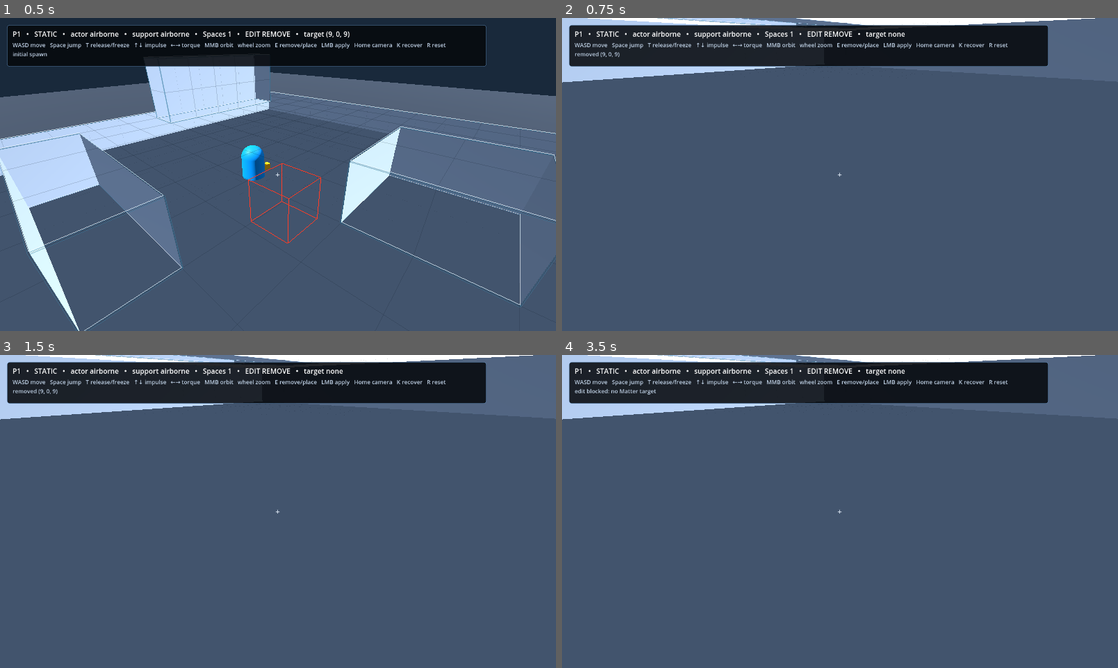
Above: before the commit, frames 1-4 (two rows, left to right).
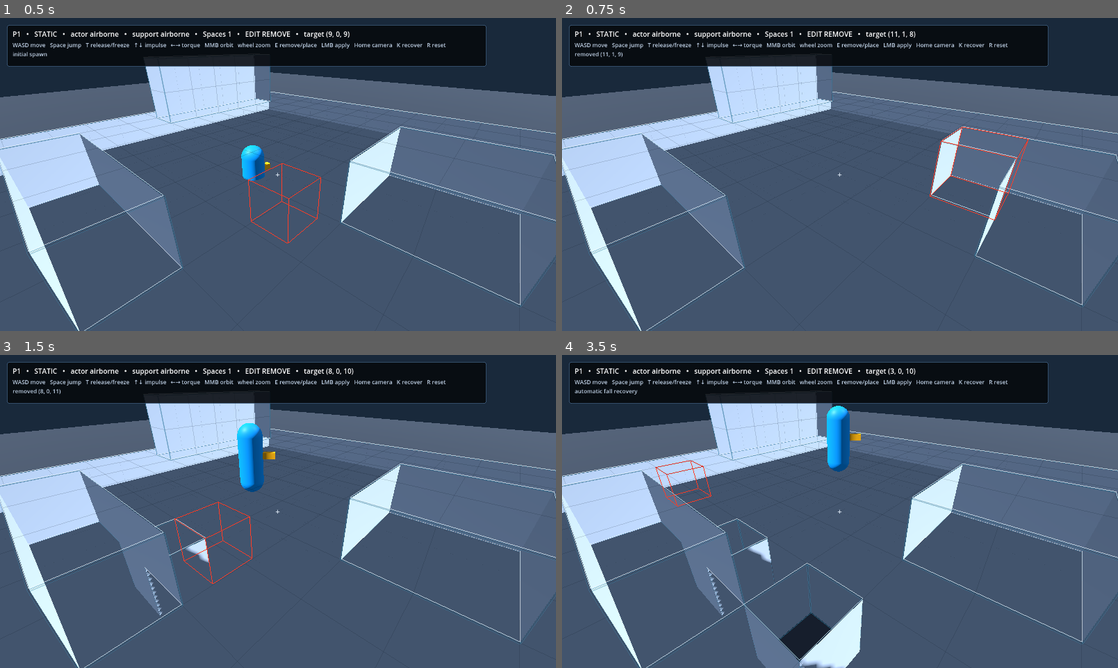
Above: after the commit, the same moments.

Repository: Jozzpoly/FrameMatter-Lab
Game: Godot game, scene res://p1/main.tscn
The game is run twice, just before and just after one commit, with the same random seed, the same clock (stepped at 60 frames per second) and the same inputs.
Inputs (mouse positions are in pixels of both pictures, inside the frame that each line leads up to):
- Up to frame 1 (0.5 s): no input
- Up to frame 2 (0.75 s): tap Enter at 0.5 s; move the mouse to (962, 158) at 0.52 s; press the mouse at (962, 158) at 0.53 s; hold D (p1_move_right) from 0.53 s (still down)
- Up to frame 3 (1.5 s): tap Space (p1_jump) at 0.77 s; release D (p1_move_right) at 1.25 s; release the mouse at (400, 495) at 1.25 s; tap R (p1_reset) at 1.25 s; drag from (166, 527) to (250, 574) at 1.27 s
- Up to frame 4 (3.5 s): move the mouse to (895, 442) at 2.02 s; hold D (p1_move_right) 2.03-2.75 s; hold K (p1_recover) 2.03-2.75 s; drag from (812, 574) to (673, 464) at 2.77 s

Frame 1 is identical in both runs. In frame 2, 25% of the frame differs, in the area x 0-100%, y 0-100%; in frame 3, 27%; in frame 4, 30%.
Error in both runs: Invalid call. Nonexistent function 'get_global_transform_interpolated' in base 'Node3D (SpaceQueryCharacter)'. (res://p1/camera_rig.gd:112)

Commit message:
Promote pointer targeting with HUD exclusion

Diff:
--- a/p1/matter_interactor.gd
+++ b/p1/matter_interactor.gd
@@ -23,7 +23,7 @@
 var camera: Camera3D
 var registry: P1SpaceRegistry
 var mode := EditMode.REMOVE
-var targeting_mode := TargetingMode.CENTER_RETICLE
+var targeting_mode := TargetingMode.POINTER
 var target_space: LocalMatterSpace
 var remove_cell := Vector3i.ZERO
 var place_cell := Vector3i.ZERO
@@ -67,7 +67,10 @@
 func set_targeting_mode(value: int) -> void:
 	if value != TargetingMode.CENTER_RETICLE and value != TargetingMode.POINTER:
 		return
+	if targeting_mode == value:
+		return
 	targeting_mode = value
+	_clear_target()
 
 
 func toggle_mode() -> void:
@@ -158,6 +161,12 @@
 		_clear_target()
 		return
 	if targeting_mode == TargetingMode.POINTER:
+		# UI owns the pointer while hovered. Never raycast through HUD controls and
+		# accidentally mutate Matter hidden behind presentation/UI.
+		var hovered_control := viewport.gui_get_hovered_control()
+		if hovered_control != null and hovered_control.is_visible_in_tree():
+			_clear_target()
+			return
 		_update_target_from_screen_position(viewport.get_mouse_position())
 	else:
 		_update_target_from_screen_position(viewport.get_visible_rect().size * 0.5)
@@ -174,14 +183,13 @@
 func update_target_from_screen_position(screen_position: Vector2) -> void:
 	# Public interaction-surface primitive: resolve the same physical raycast and
 	# Matter/face semantics from an explicit viewport point. Production pointer
-	# targeting and deterministic evidence can share this path without inventing
-	# test-only target authority.
+	# targeting and deterministic evidence share this path without inventing a
+	# second target authority.
 	_update_target_from_screen_position(screen_position)
 
 
 func _update_target_from_camera() -> void:
-	# Compatibility path retained for existing probes and the bounded canonical
-	# center-reticle baseline. It delegates to the same screen-ray resolver.
+	# Compatibility path retained for older probes and explicit baseline evidence.
 	if camera == null or not is_instance_valid(camera):
 		_clear_target()
 		return
